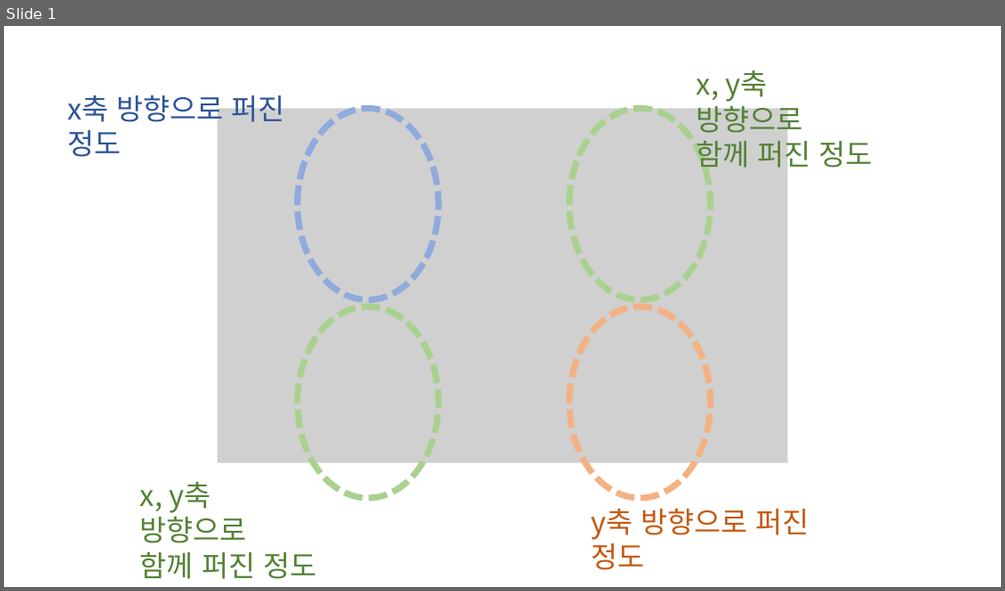
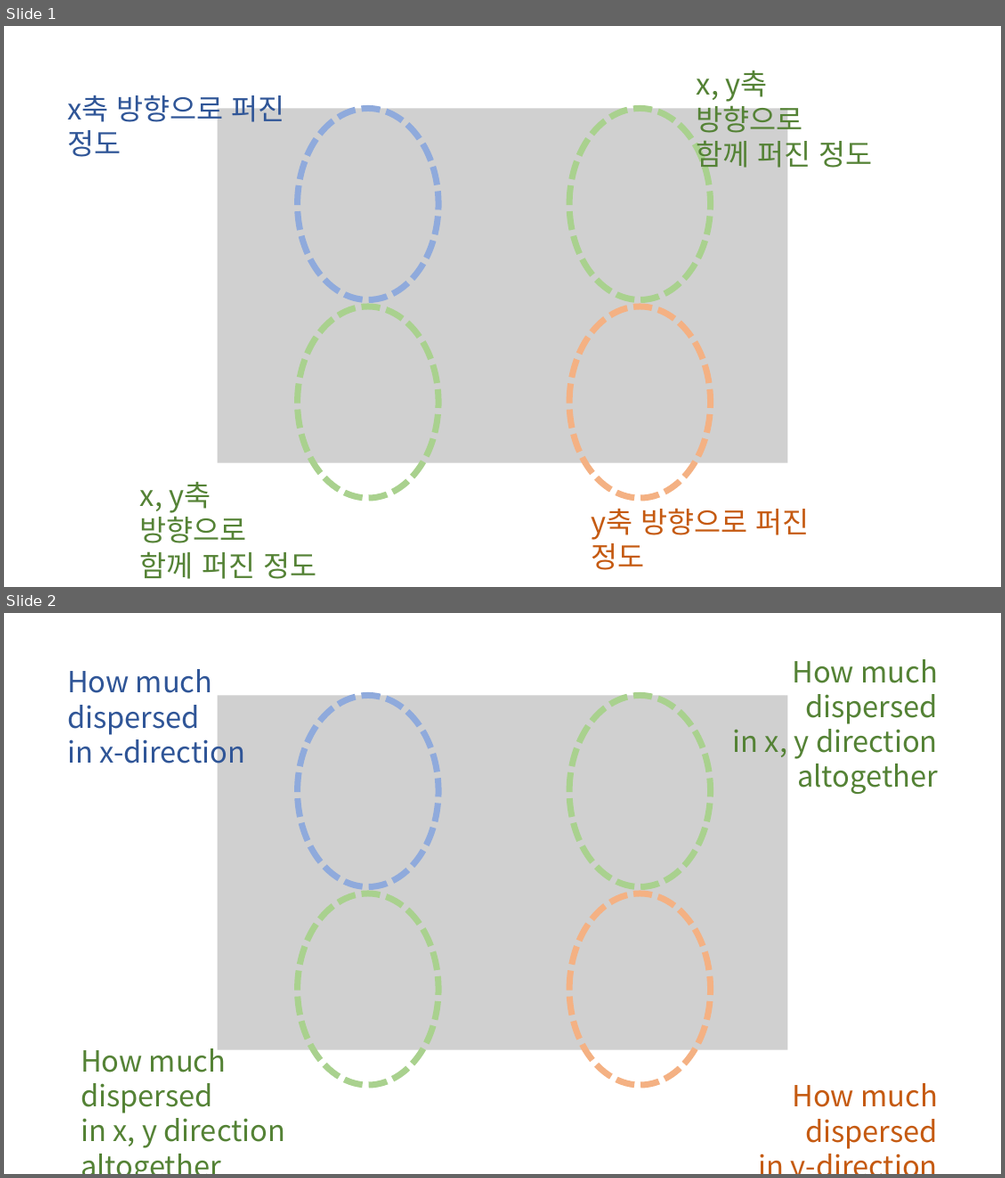
Before and after one commit to answeredbyablemind/answeredbyablemind.github.io, a slide deck: pics/2019-07-27_PCA/pics.pptx. Shown one above the other, each under a label of ours: slide 1 before the commit, slides 1 and 2 after it. The pictures are 1005x591 and 1005x1178 pixels, drawn with LibreOffice and Linux fonts; fonts in the diff are those of the drawing; grey boxes stand for pictures. Boxes give left, top, right and bottom in pixels: in the first picture for what was removed or moved away, otherwise in the second. Text is boxed around its words. In the diff, an @@ line names an element or a change of style, - is before the commit and + after.

```diff
--- a/pics/2019-07-27_PCA/pics.pptx
+++ b/pics/2019-07-27_PCA/pics.pptx
@@ slide 2 added at [4,613,1001,1174], background #FFFFFF @@
@@ text added at [733,659,938,794], 28 pt, text #548235 @@
+How much dispersed
+in x, y direction
+altogether
@@ text added at [67,669,245,770], 28 pt, text #2F5597 @@
+How much dispersed
+in x-direction
@@ picture added at [217,695,788,1050] @@
@@ ellipse added at [297,695,438,887], outline #8FAADC 6 pt dashed @@
@@ ellipse added at [569,695,711,887], outline #A9D18E 6 pt dashed @@
@@ ellipse added at [297,893,438,1085], outline #A9D18E 6 pt dashed @@
@@ ellipse added at [569,893,711,1085], outline #F4B183 6 pt dashed @@
@@ text added at [81,1042,285,1148], 28 pt, text #548235 @@
+How much
+dispersed
+in x, y direction altogether
@@ text added at [793,1083,938,1149], 28 pt, text #C55A11 @@
+How much dispersed
+in y-direction
```
Also in this commit, not shown: 3 other slides added, 7 other files.
